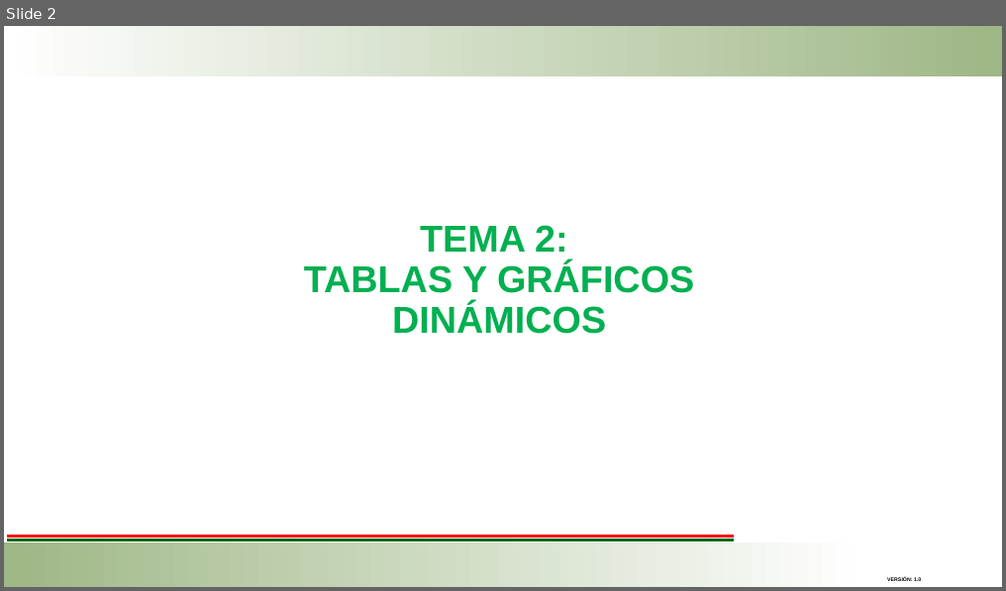
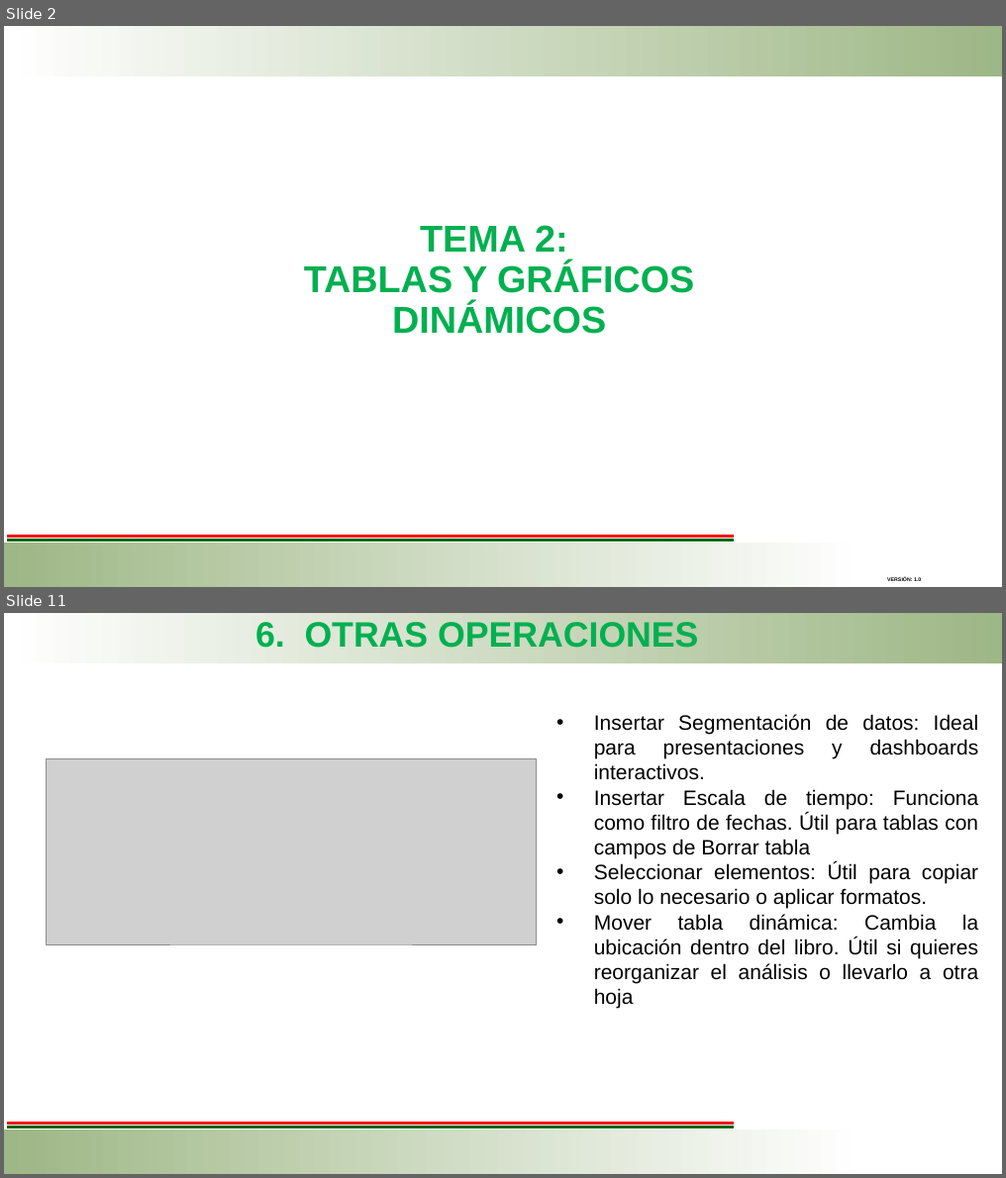
Before and after one commit to ejmerino/software-engineering, a slide deck: Vinculacion/Presentación Aplicacion de Tablas y Graficos Dinamicos.pptx. Shown one above the other, each under a label of ours: slide 2 before the commit, slides 2 and 11 after it; the slides between them are not shown. The pictures are 1006x591 and 1006x1178 pixels, drawn with LibreOffice and Linux fonts; fonts in the diff are those of the drawing; grey boxes stand for pictures; background and template pictures are left out. Boxes give left, top, right and bottom in pixels: in the first picture for what was removed or moved away, otherwise in the second. Text is boxed around its words. In the diff, an @@ line names an element or a change of style, - is before the commit and + after.

```diff
--- a/Vinculacion/Presentación Aplicacion de Tablas y Graficos Dinamicos.pptx
+++ b/Vinculacion/Presentación Aplicacion de Tablas y Graficos Dinamicos.pptx
@@ slide 11 added at <box>4,613,1002,1174</box>, background #FFFFFF; not listed: 4 template elements that a slide beside it also shows @@
@@ text added at <box>255,622,698,648</box>, 34 pt, text #00B050, bold @@
+6. OTRAS OPERACIONES
@@ text added at <box>594,714,979,1009</box>, 20 pt, text #000000 @@
+• Insertar Segmentación de datos: Ideal para presentaciones y dashboards interactivos.
+• Insertar Escala de tiempo: Funciona como filtro de fechas. Útil para tablas con campos de Borrar tabla
+• Seleccionar elementos: Útil para copiar solo lo necesario o aplicar formatos.
+• Mover tabla dinámica: Cambia la ubicación dentro del libro. Útil si quieres reorganizar el análisis o llevarlo a otra hoja
@@ picture added at <box>46,759,537,945</box> @@
```
Also in this commit, not shown: 2 slides changed, 12 other slides added, 40 slides removed.
